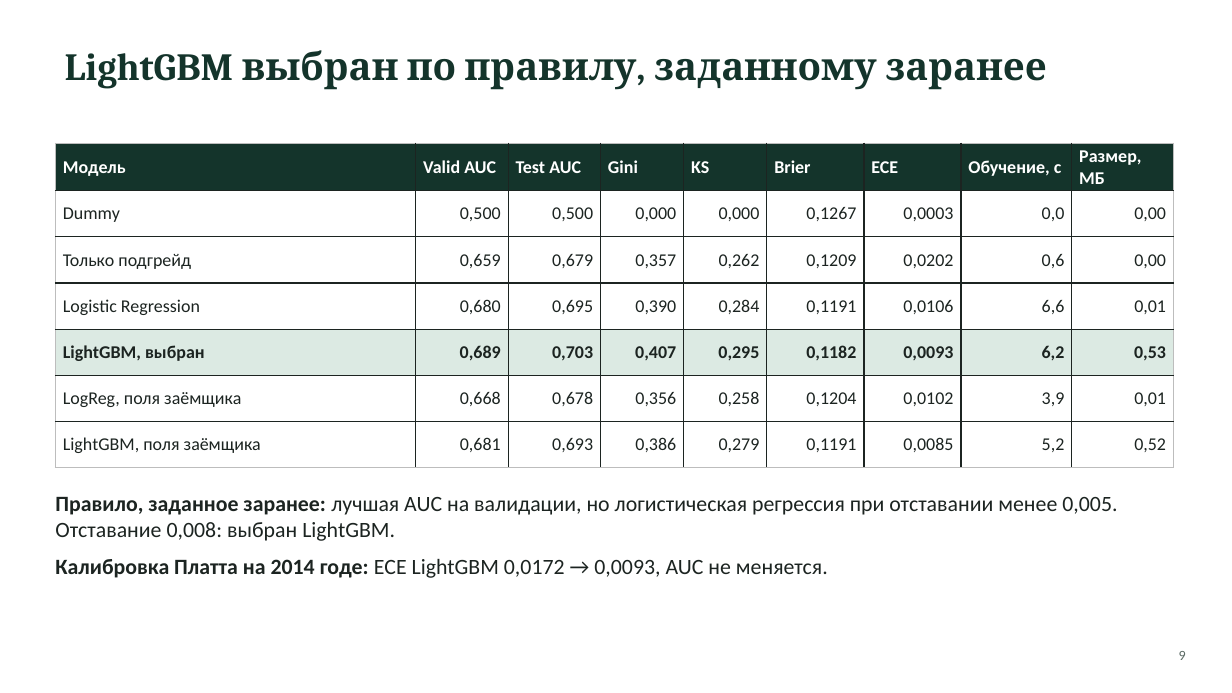
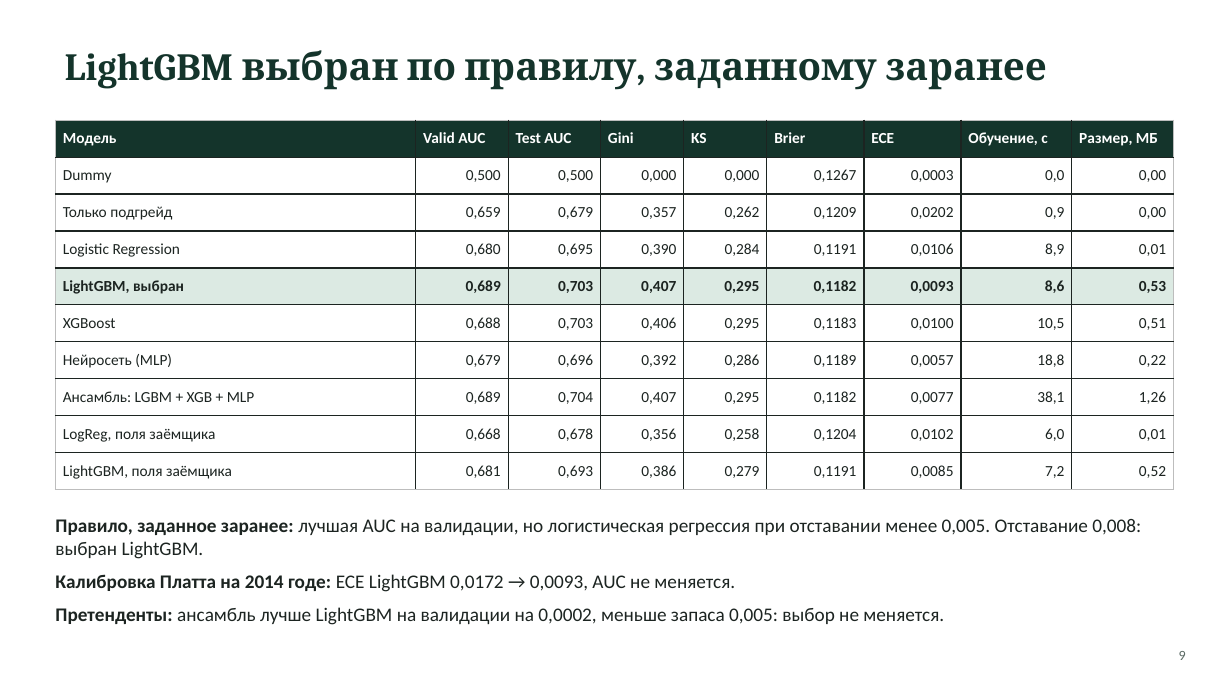
Before and after one commit to yersaa/Loan_default_prediction, a slide deck: slide 9 of docs/presentation.pptx. Drawn at 1232x693 pixels with LibreOffice and Linux fonts; fonts in the diff are those of the drawing. Boxes give left, top, right and bottom in pixels: in the first picture for what was removed or moved away, otherwise in the second. Text is boxed around its words. In the diff, an @@ line names an element or a change of style, - is before the commit and + after.

```diff
--- a/docs/presentation.pptx
+++ b/docs/presentation.pptx
@@ table at bbox=[55, 120, 1174, 490] @@
-row 3: Только подгрейд | 0,659 | 0,679 | 0,357 | 0,262 | 0,1209 | 0,0202 | 0,6 | 0,00
-row 4: Logistic Regression | 0,680 | 0,695 | 0,390 | 0,284 | 0,1191 | 0,0106 | 6,6 | 0,01
-row 5: LightGBM, выбран | 0,689 | 0,703 | 0,407 | 0,295 | 0,1182 | 0,0093 | 6,2 | 0,53
-row 6: LogReg, поля заёмщика | 0,668 | 0,678 | 0,356 | 0,258 | 0,1204 | 0,0102 | 3,9 | 0,01
-row 7: LightGBM, поля заёмщика | 0,681 | 0,693 | 0,386 | 0,279 | 0,1191 | 0,0085 | 5,2 | 0,52
+row 3: Только подгрейд | 0,659 | 0,679 | 0,357 | 0,262 | 0,1209 | 0,0202 | 0,9 | 0,00
+row 4: Logistic Regression | 0,680 | 0,695 | 0,390 | 0,284 | 0,1191 | 0,0106 | 8,9 | 0,01
+row 5: LightGBM, выбран | 0,689 | 0,703 | 0,407 | 0,295 | 0,1182 | 0,0093 | 8,6 | 0,53
+row 6: XGBoost | 0,688 | 0,703 | 0,406 | 0,295 | 0,1183 | 0,0100 | 10,5 | 0,51
+row 7: Нейросеть (MLP) | 0,679 | 0,696 | 0,392 | 0,286 | 0,1189 | 0,0057 | 18,8 | 0,22
+row 8: Ансамбль: LGBM + XGB + MLP | 0,689 | 0,704 | 0,407 | 0,295 | 0,1182 | 0,0077 | 38,1 | 1,26
+row 9: LogReg, поля заёмщика | 0,668 | 0,678 | 0,356 | 0,258 | 0,1204 | 0,0102 | 6,0 | 0,01
+row 10: LightGBM, поля заёмщика | 0,681 | 0,693 | 0,386 | 0,279 | 0,1191 | 0,0085 | 7,2 | 0,52
@@ table: place and size @@
-table at bbox=[55, 143, 1174, 467]
+table at bbox=[55, 120, 1174, 490]
@@ text at bbox=[55, 519, 1141, 592]: size 17 to 15 pt in "Правило, заданное заранее: лучшая AUC на валидации, ...", "Калибровка Платта на 2014 годе: ECE LightGBM ..." @@
@@ text "Правило, заданное заранее: лучшая AUC ...": place and size @@
-text "Правило, заданное заранее: лучшая AUC ..." at bbox=[55, 497, 1117, 578]
+text "Правило, заданное заранее: лучшая AUC ..." at bbox=[55, 519, 1141, 625]
@@ text at bbox=[55, 607, 944, 625]: paragraph added @@
+Претенденты: ансамбль лучше LightGBM на валидации на 0,0002, меньше запаса 0,005: выбор не меняется.
```
Also in this commit, not shown: 2 other slides changed, 7 other files.
